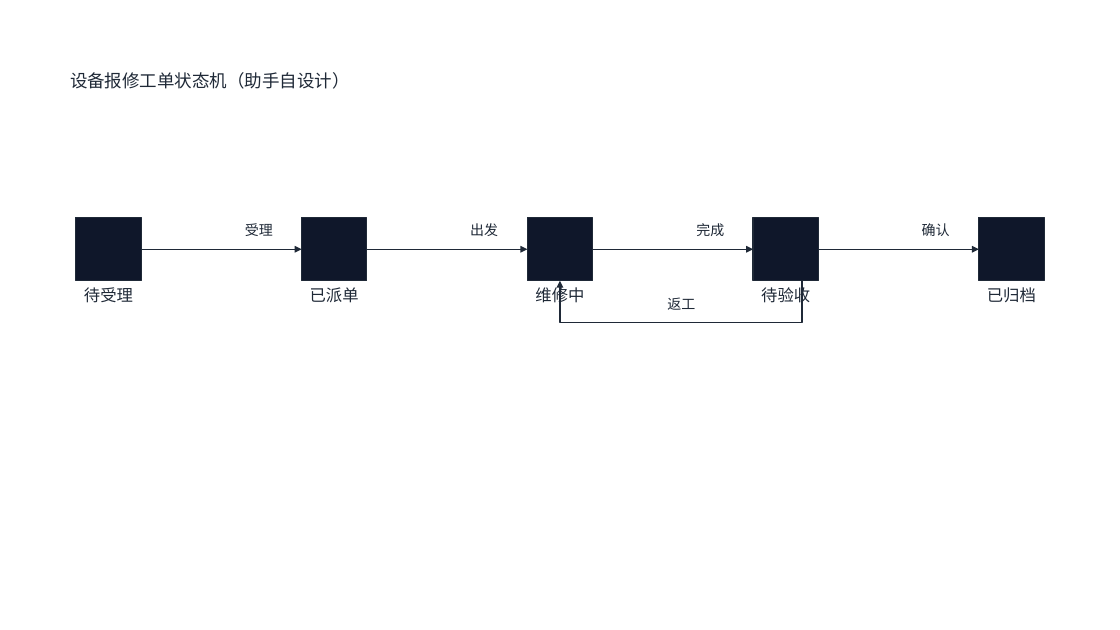
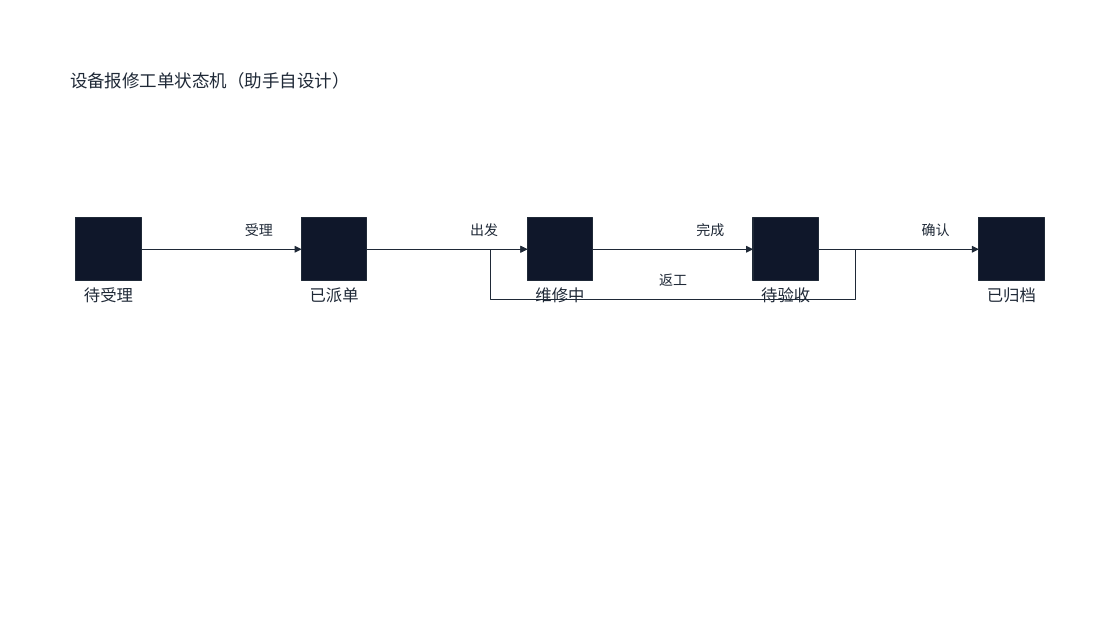
Before and after one commit to zbsph/dsh-ppt-studio, a slide deck: slide 2 of examples/style-test/style-test.pptx. Drawn at 1120x630 pixels with LibreOffice and Linux fonts; fonts in the diff are those of the drawing. Boxes give left, top, right and bottom in pixels: in the first picture for what was removed or moved away, otherwise in the second. Text is boxed around its words. In the diff, an @@ line names an element or a change of style, - is before the commit and + after.

```diff
--- a/examples/style-test/style-test.pptx
+++ b/examples/style-test/style-test.pptx
@@ freeform shape: place and size @@
-freeform shape at <box>560,281,802,323</box>
+freeform shape at <box>491,250,856,300</box>
@@ text "返工": place and size @@
-text "返工" at <box>667,297,695,310</box>
+text "返工" at <box>659,273,687,286</box>
```
Also in this commit, not shown: 4 other files.
